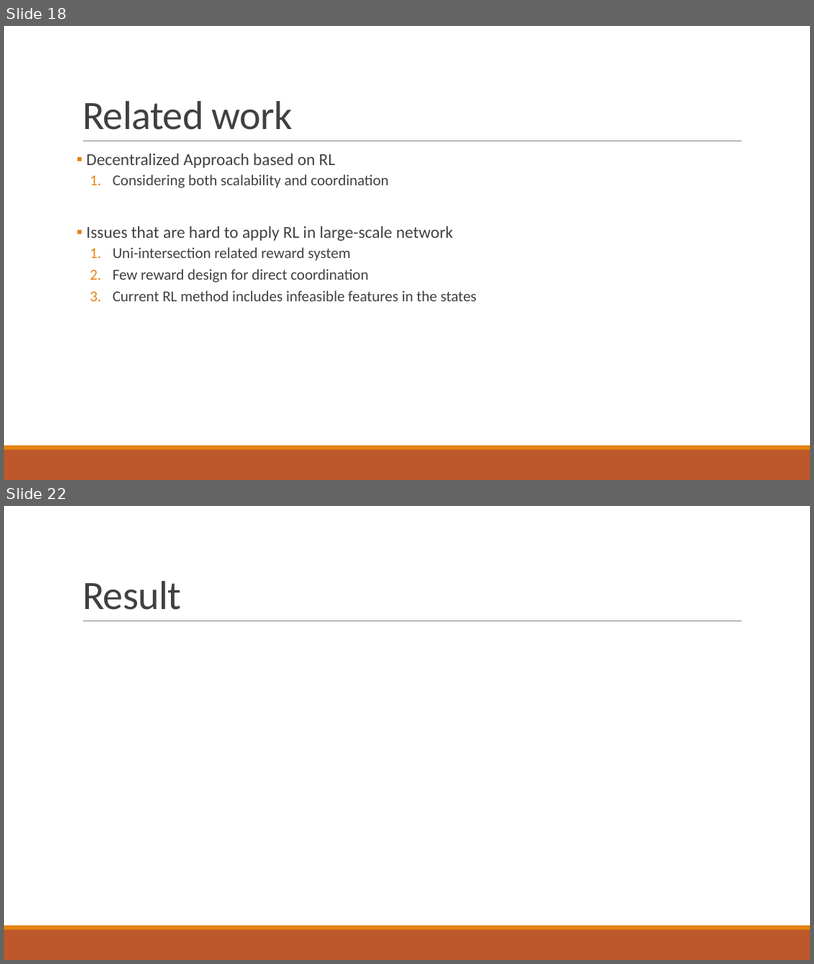
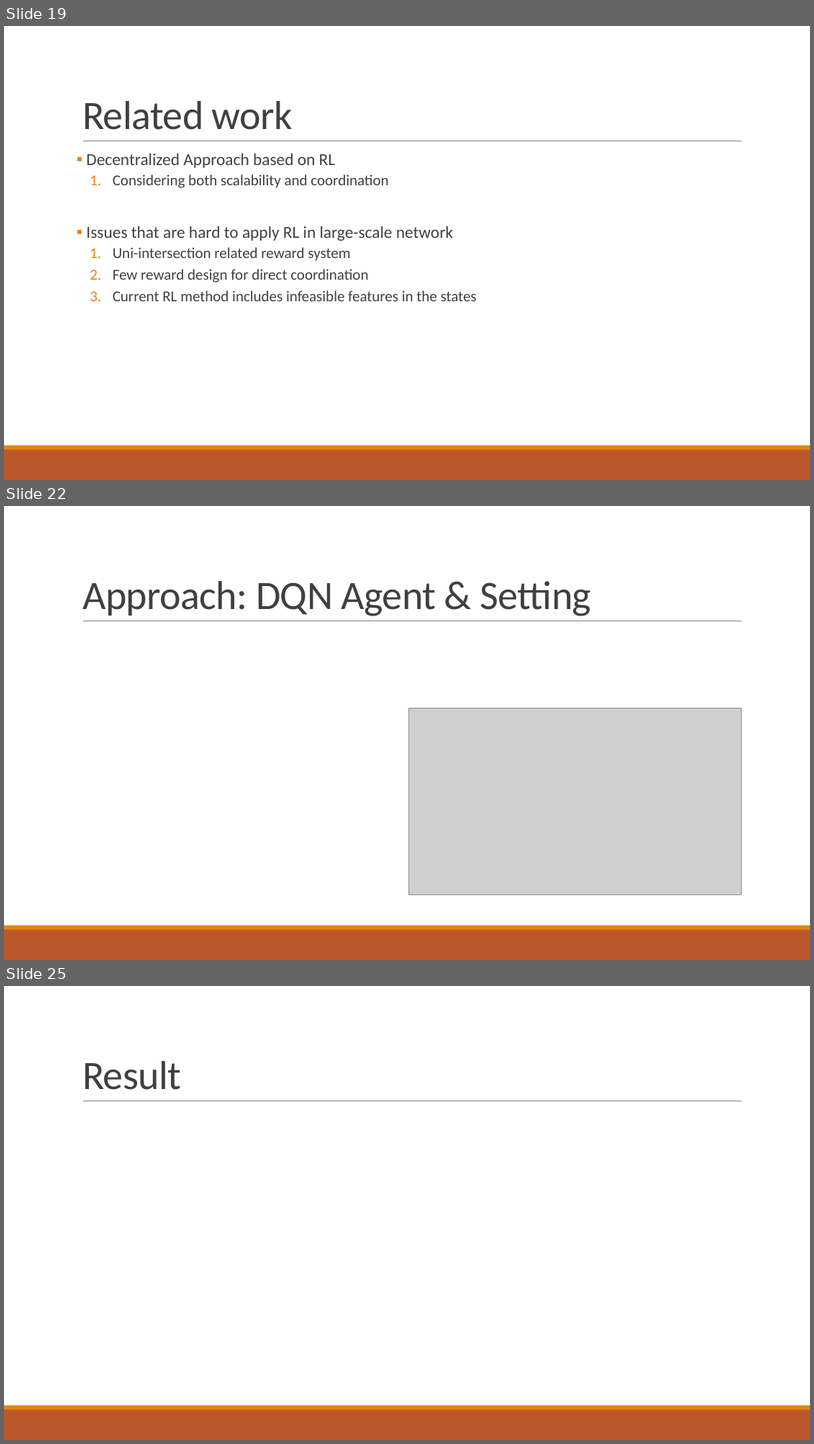
Before and after one commit to 3neutronstar/traffic-optimization_RL, a slide deck: 1st_Seminar(강민수).pptx. Shown one above the other, each under a label of ours: slides 18 and 22 before the commit, slides 19, 22 and 25 after it; the slides between them are not shown. The pictures are 814x964 and 814x1444 pixels, drawn with LibreOffice and Linux fonts; fonts in the diff are those of the drawing; grey boxes stand for pictures. Boxes give left, top, right and bottom in pixels: in the first picture for what was removed or moved away, otherwise in the second. Text is boxed around its words. In the diff, an @@ line names an element or a change of style, - is before the commit and + after.

```diff
--- a/1st_Seminar(강민수).pptx
+++ b/1st_Seminar(강민수).pptx
@@ slide 22 added at [4,506,810,960], background #FFFFFF; not listed: 3 template elements that a slide beside it also shows @@
@@ title added at [82,581,592,616], 48 pt, text #404040 @@
+Approach: DQN Agent & Setting
@@ picture added at [409,708,742,894] @@
@@ what was slide 18 is now slide 19 @@
@@ what was slide 22 is now slide 25 @@
```
Also in this commit, not shown: 3 slides changed, 4 other slides added, 2 slides removed.
